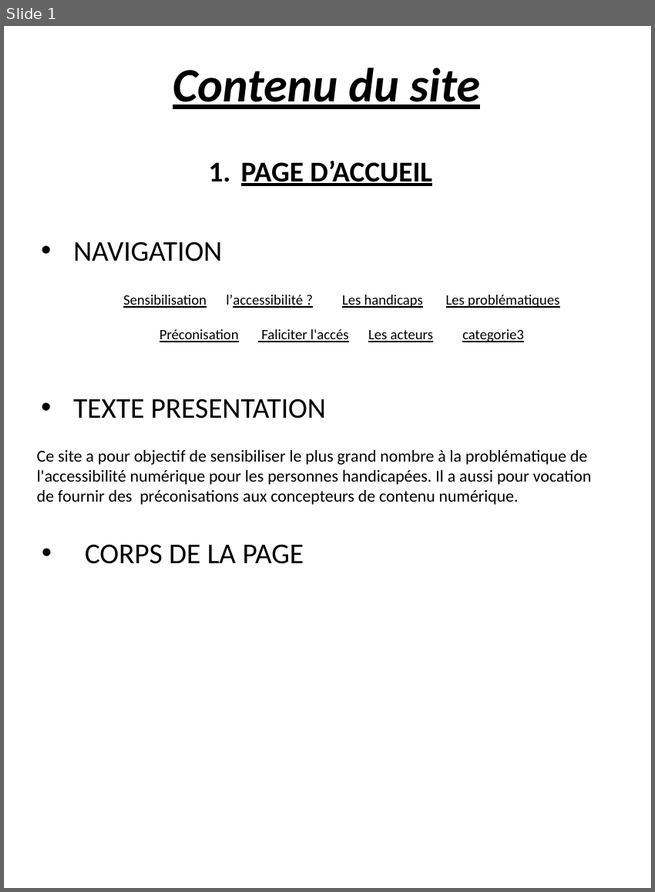
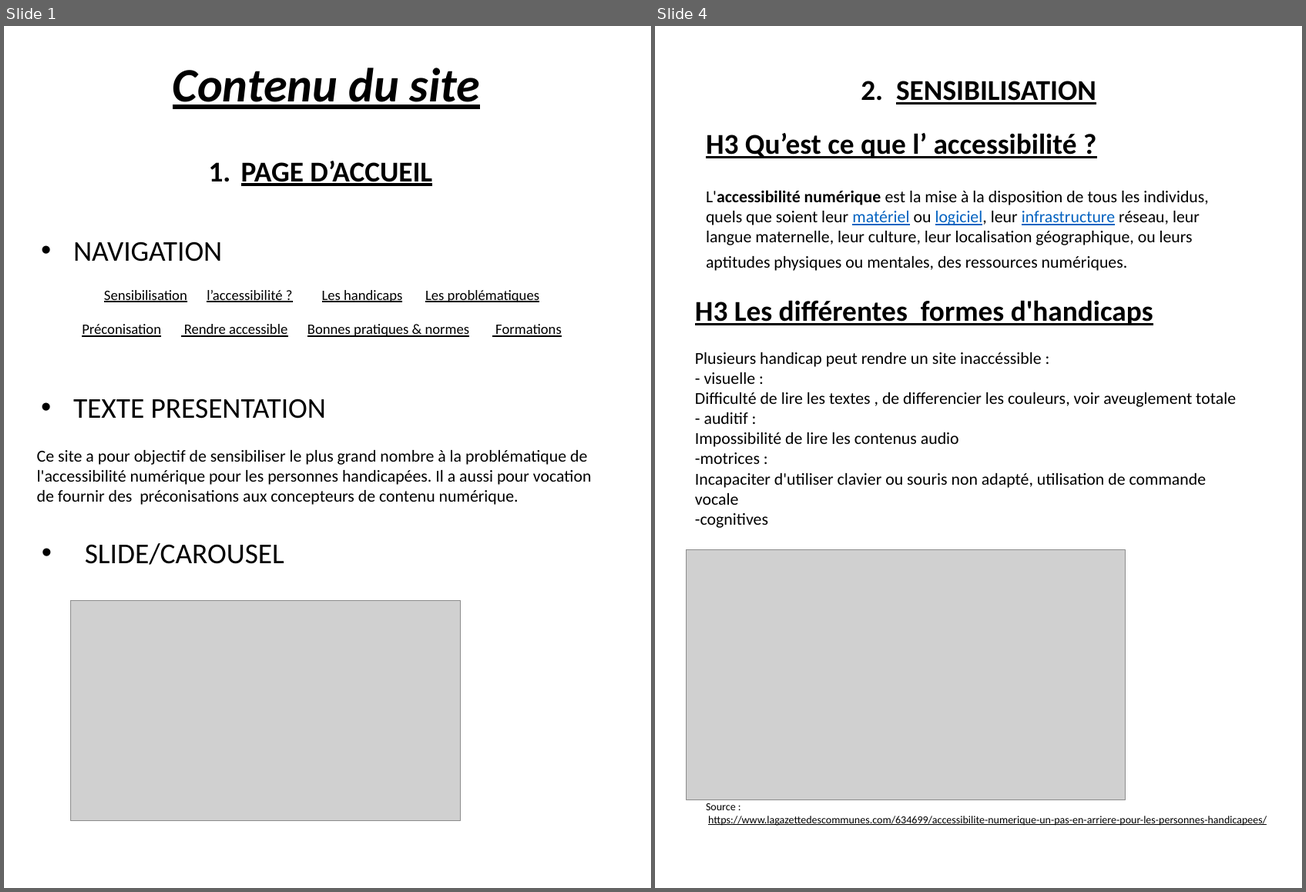
Before and after one commit to Bourg-en-Stress/accessibility, a slide deck: design/mockups/contenu.pptx. Shown side by side, each under a label of ours: slide 1 before the commit, slides 1 and 4 after it; the slides between them are not shown. The pictures are 655x892 and 1306x892 pixels, drawn with LibreOffice and Linux fonts; fonts in the diff are those of the drawing; grey boxes stand for pictures. Boxes give left, top, right and bottom in pixels: in the first picture for what was removed or moved away, otherwise in the second. Text is boxed around its words. In the diff, an @@ line names an element or a change of style, - is before the commit and + after.

```diff
--- a/design/mockups/contenu.pptx
+++ b/design/mockups/contenu.pptx
@@ slide 4 added at (655,26,1302,888), background #FFFFFF @@
@@ text added at (861,81,1096,105), 24 pt, text #000000, bold, underline @@
+2. SENSIBILISATION
@@ text added at (706,133,1209,271), 14 pt, text #000000 @@
+H3 Qu’est ce que l’ accessibilité ?
+L'accessibilité numérique est la mise à la disposition de tous les individus, quels que soient leur matériel ou logiciel, leur infrastructure réseau, leur langue maternelle, leur culture, leur localisation géographique, ou leurs aptitudes physiques ou mentales, des ressources numériques.
@@ text added at (695,300,1236,528), 14 pt, text #000000 @@
+H3 Les différentes formes d'handicaps
+Plusieurs handicap peut rendre un site inaccéssible :
+- visuelle :
+Difficulté de lire les textes , de differencier les couleurs, voir aveuglement totale
+- auditif :
+Impossibilité de lire les contenus audio
+-motrices :
+Incapaciter d'utiliser clavier ou souris non adapté, utilisation de commande vocale
+-cognitives
@@ picture added at (686,550,1124,801) @@
@@ text added at (706,804,1266,826), 9 pt, text #000000, underline @@
+Source :
+https://www.lagazettedescommunes.com/634699/accessibilite-numerique-un-pas-en-arriere-pour-les-personnes-handicapees/
@@ slide 1 changed as well @@
@@ text "Sensibilisation l’accessibilité ? Les handicaps ...": place and size @@
-text "Sensibilisation l’accessibilité ? Les handicaps ..." at (123,295,524,342)
+text "Sensibilisation l’accessibilité ? Les handicaps ..." at (104,290,561,337)
@@ text at (104,290,539,302): underline on in "l’accessibilité" @@
@@ text at (307,324,561,337): text changed @@
-Préconisation Faliciter l'accés Les acteurs categorie3
+Préconisation Rendre accessible Bonnes pratiques & normes Formations
@@ text at (85,543,284,565): text changed @@
-• CORPS DE LA PAGE
+• SLIDE/CAROUSEL
@@ picture added at (71,601,461,821) @@
```
Also in this commit, not shown: 1 other slide changed, 5 other slides added, 1 slide removed, 3 other files.
